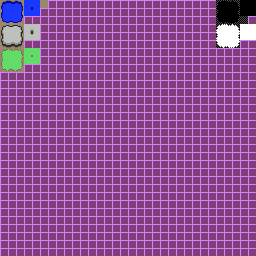
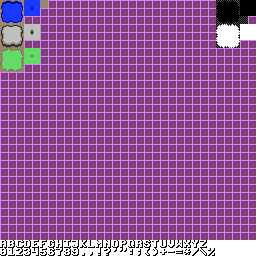
Layered file, before and after one edit (256px x 256px). Changes by layer:
hid "Pasted Layer", painted on it over (0, 240, 215, 247)
painted on "Background" over (0, 240, 256, 256)
